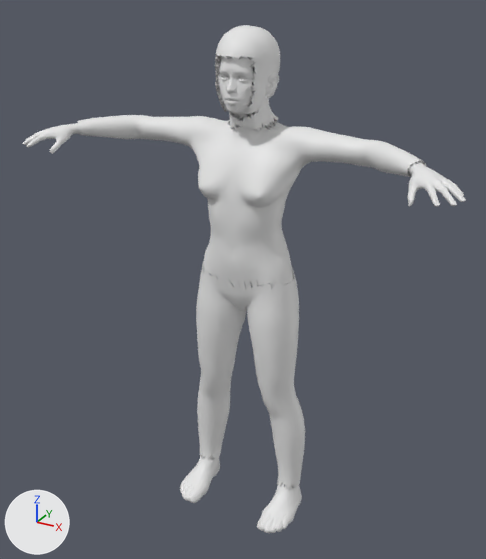
An edit to the FBX model unity/Assets/Resources/Characters/f_slim_shirt_long.fbx, drawn before and after from the same camera.
Before and after are seen from a 50 mm lens placed at (1.05, -1.982, 1.91), pointed at (-0.019, -0.038, 0.938). Arrows for +X, +Y and +Z are at lower left; the lights stay in place. The first picture is the older version. Objects named as collision shapes, trigger or cutter boxes, shadow casters or lower levels of detail are left out. Vertices at exactly the same position are counted once.

Script lines for the objects in view, before the commit:
```python
me_body_lod0 = bpy.data.meshes.new('Body_LOD0')
me_body_lod0.from_pydata(...)  # 8830 vertices, 17512 faces; spans x -0.75..0.75, y -0.34..0.1, z -0.01..1.79
# faces by material slot: [4372, 2914, 4314, 2702, 2670, 172, 368]
me_body_lod0.materials.append(mat_skin)  # white #e7e7e7
me_body_lod0.materials.append(mat_hair)  # white #e7e7e7
me_body_lod0.materials.append(mat_top)  # white #e7e7e7
me_body_lod0.materials.append(mat_bottom)  # white #e7e7e7
me_body_lod0.materials.append(mat_shoes)  # white #e7e7e7
me_body_lod0.materials.append(mat_eyes)  # white #e7e7e7
me_body_lod0.materials.append(mat_lashes)  # white #e7e7e7
ob_body_lod0 = bpy.data.objects.new('Body_LOD0', me_body_lod0)
ob_body_lod0.location = (0.0, 0.0, 0.0)
```
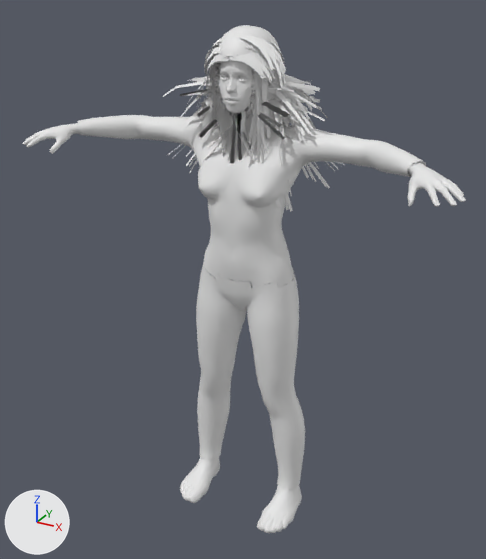
Location of each change, [x1, y1, x2, y2] in pixels of the pictures (486 x 559 px; the box of a moved part takes in the faces that stretch with it):
part 1 of me_body_lod0, built on
    before: [25, 69, 281, 193]
    after: [29, 35, 344, 212]
part 2 of me_body_lod0, moved or reshaped
    before: [277, 478, 293, 532]
    after: [274, 485, 293, 533]

What changed in the scene script:
```text
Add mat_haircards:
    mat_haircards = principled_material('haircards')
    mat_haircards.base_color = (0.8, 0.8, 0.8)  # white #e7e7e7
Change me_body_lod0:
    used by ob_body_lod0; location = (0.0, 0.0, 0.0)
    remove me_body_lod0.from_pydata(...)  # 8830 vertices, 17512 faces; spans x -0.75..0.75, y -0.34..0.1, z -0.01..1.79
    add me_body_lod0.from_pydata(...)  # 15749 vertices, 23010 faces; spans x -0.75..0.75, y -0.34..0.23, z -0.01..1.79
    me_body_lod0 part 1: 67 vertices moved within x -0.74..0.08, y -0.3..0.03, z 1.28..1.65; 95 vertices removed from x -0.6..0.1, y -0.16..0.04, z 1.46..1.66; 7038 vertices added at x -0.31..0.28, y -0.16..0.23, z 1.19..1.79
    me_body_lod0 part 2: 1 vertex moved within x 0.21, y -0.2, z 0.0; 6 vertices removed from x 0.15..0.21, y -0.07..-0.01, z 0.11..0.13; 4 vertices added at x 0.15..0.21, y -0.2..0.0, z 0.0..0.11
    other edits to the shape of me_body_lod0 do not show in these pictures
    add me_body_lod0.materials.append(mat_haircards)  # white #e7e7e7
```
